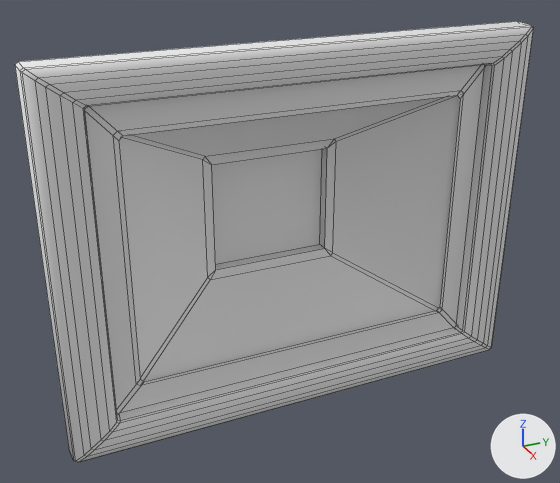
What one commit did to the Blender file Art/Modelle/Levelbaukasten/Dekoration/Lampen/decoration_lantern_electric_small_2.blend.
Camera for both pictures: a camera (50 mm lens) standing at (4.05, -1.52, 1.55) and looking at (0.37, 0.13, -0.29). Every picture has the same lights, and +X, +Y and +Z are marked at lower right. Mesh edges are drawn as thin lines.
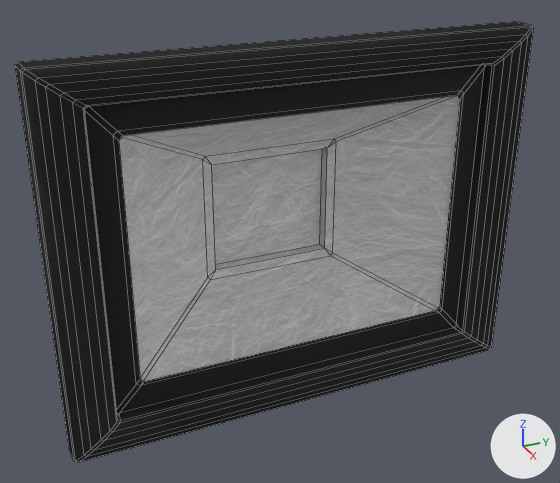
Boxes [x1, y1, x2, y2] around the edits, measured in the pictures (560 x 483 px):
'Cube', recoloured (grey to black)
    both: [15, 21, 533, 462]
'Plane', recoloured (grey to black)
    both: [85, 65, 485, 413]

Edits to the bpy script that builds the scene:
```text
Add img_decoration_lantern_electric_small_2_body_diffuse_jpg:
    img_decoration_lantern_electric_small_2_body_diffuse_jpg = load_image('decoration_lantern_electric_small_2_body_diffuse.jpg', 'Texturen/decoration_lantern_electric_small_2_body_diffuse.jpg', 1600, 1200, 'sRGB')
Add mat_decoration_lantern_electric_small_2_body:
    mat_decoration_lantern_electric_small_2_body = bpy.data.materials.new('decoration_lantern_electric_small_2_body')
    mat_decoration_lantern_electric_small_2_body.use_nodes = True; mat_decoration_lantern_electric_small_2_body.node_tree.nodes.clear()
    _N = mat_decoration_lantern_electric_small_2_body.node_tree.nodes; _L = mat_decoration_lantern_electric_small_2_body.node_tree.links
    n0 = _N.new('ShaderNodeOutputMaterial'); n0.name = 'Material Output'
    n1 = _N.new('ShaderNodeBsdfDiffuse'); n1.name = 'Diffuse BSDF'
    n2 = _N.new('ShaderNodeTexImage'); n2.name = 'Image Texture'
    n2.image = img_decoration_lantern_electric_small_2_body_diffuse_jpg
    n3 = _N.new('ShaderNodeTexCoord'); n3.name = 'Texture Coordinate'
    _L.new(n1.outputs[0], n0.inputs[0])  # 'BSDF' to 'Surface'
    _L.new(n3.outputs[2], n2.inputs[0])  # 'UV' to 'Vector'
    _L.new(n2.outputs[0], n1.inputs[0])  # 'Color' to 'Color'
Change me_plane:
    where me_plane.from_pydata(...)  # 16 vertices, 8 faces; spans x -0.95..0.95, y -0.98..0.98, z 0.0
    add me_plane.materials.append(mat_decoration_lantern_electric_small_2_body)
Change me_cube:
    where me_cube.from_pydata(...)  # 80 vertices, 72 faces; spans x -0.07..0.07, y -1.22..1.22, z -1.22..1.22
    remove me_cube.materials.append(mat_material)  # white #e7e7e7
    add me_cube.materials.append(mat_decoration_lantern_electric_small_2_body)
```
